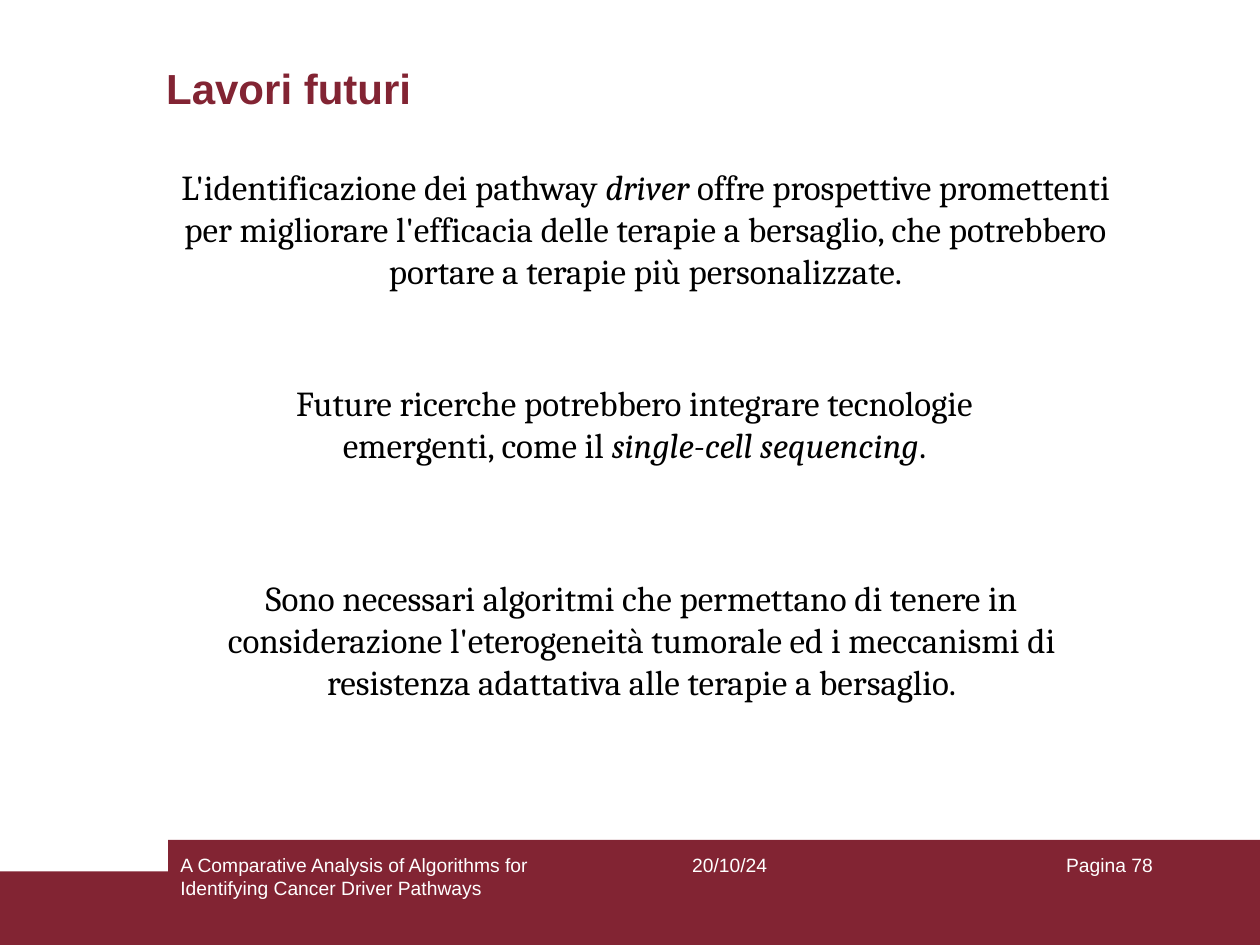
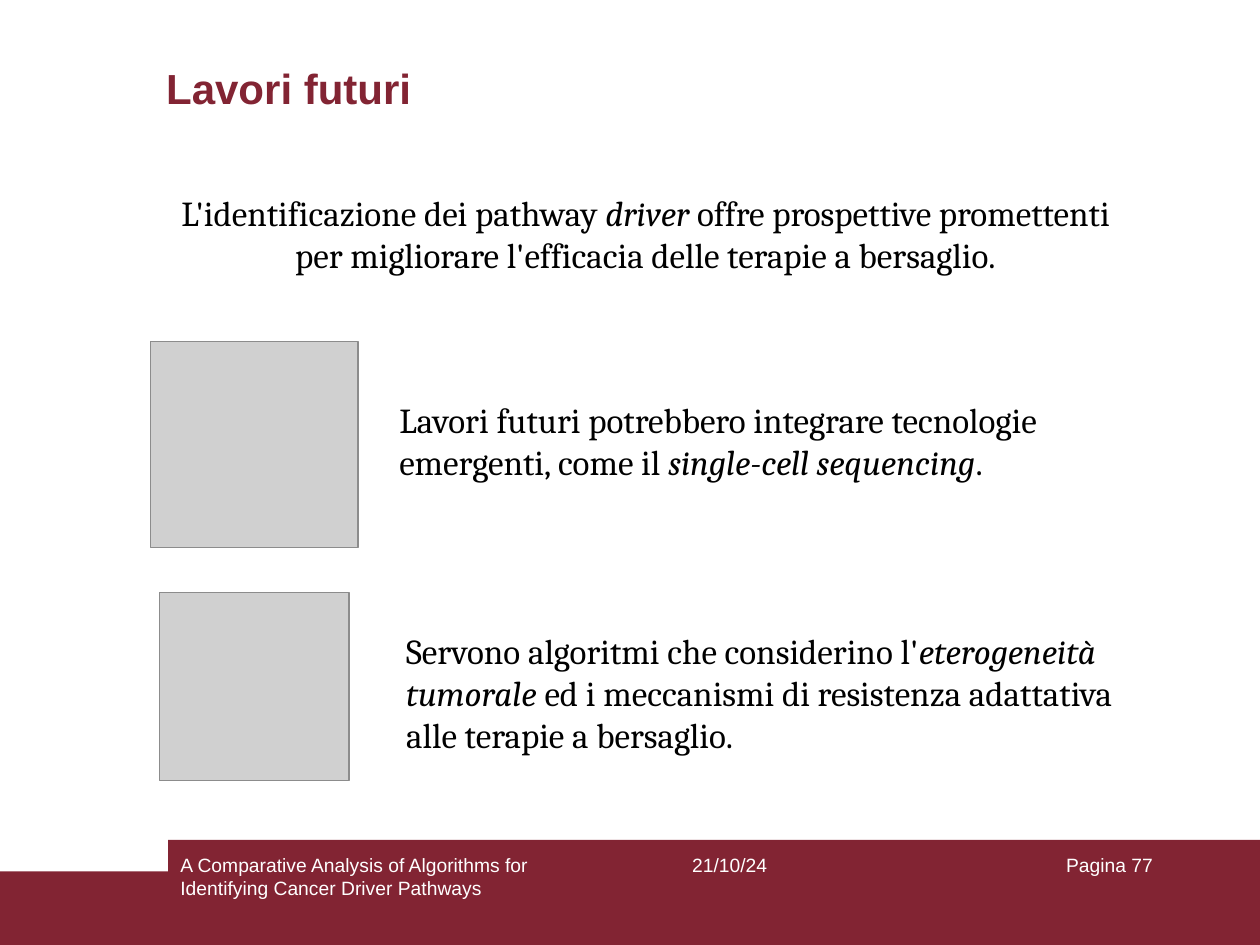
Before and after one commit to aflaag/bsc-thesis, a slide deck: slide 77 of presentation/slides.odp (slide 78 before the commit). Drawn at 1260x945 pixels with LibreOffice and Linux fonts; fonts in the diff are those of the drawing; grey boxes stand for pictures. Boxes give left, top, right and bottom in pixels: in the first picture for what was removed or moved away, otherwise in the second. Text is boxed around its words. In the diff, an @@ line names an element or a change of style, - is before the commit and + after.

Commit message:
removed a lot of slides

```diff
--- a/presentation/slides.odp
+++ b/presentation/slides.odp
@@ text at (181, 201, 1110, 276): text changed @@
-L'identificazione dei pathway driver offre prospettive promettenti per migliorare l'efficacia delle terapie a bersaglio, che potrebbero portare a terapie più personalizzate.
+L'identificazione dei pathway driver offre prospettive promettenti per migliorare l'efficacia delle terapie a bersaglio.
@@ picture added at (150, 341, 358, 547) @@
@@ text at (399, 408, 1037, 483): text changed @@
-Future ricerche potrebbero integrare tecnologie emergenti, come il single-cell sequencing.
+Lavori futuri potrebbero integrare tecnologie emergenti, come il single-cell sequencing.
@@ picture added at (160, 592, 349, 780) @@
@@ text at (406, 639, 1112, 756): text changed @@
-Sono necessari algoritmi che permettano di tenere in considerazione l'eterogeneità tumorale ed i meccanismi di resistenza adattativa alle terapie a bersaglio.
+Servono algoritmi che considerino l'eterogeneità tumorale ed i meccanismi di resistenza adattativa alle terapie a bersaglio.
@@ text at (692, 858, 767, 873): text changed @@
-20/10/24
+21/10/24
@@ page number at (1066, 858, 1152, 876): text changed @@
-Pagina 78
+Pagina 77
```
Also in this commit, not shown: 75 other slides changed, 1 slide removed, 6 other files.
